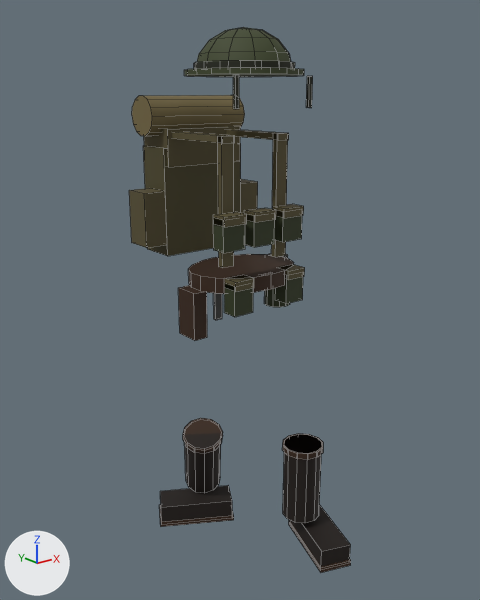
Two versions of the Blender file bron/uitrusting/uit/uitrusting.blend, one commit apart.
The view is the same before and after, from a camera (50 mm lens) standing at (-1.382, -1.667, 1.576) and looking at (-0.036, 0.016, 0.902). The axes (+X, +Y, +Z) are drawn at lower left. The lights are the same throughout. The picture after the commit comes second. Mesh edges are drawn as thin lines.

In view in the first picture: 'Helm_Mesh', 'Koppel_Mesh', 'LaarsL_Mesh', 'LaarsR_Mesh', 'Rugzak_Mesh'.
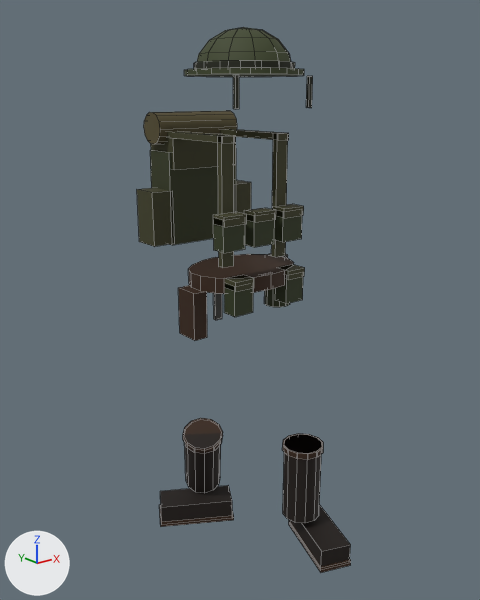
Boxes [x1, y1, x2, y2] around the edits, measured in the pictures (480 x 600 px; the box of a moved part takes in the faces that stretch with it):
'Rugzak_Mesh', reshaped, recoloured (9% shorter)
    before: [129, 95, 304, 268]
    after: [137, 111, 304, 268]
part 1 of me_rugzak_mesh, moved or reshaped
    before: [143, 144, 241, 256]
    after: [150, 150, 236, 245]
part 2 of me_rugzak_mesh, moved or reshaped
    before: [144, 126, 240, 167]
    after: [151, 137, 236, 170]
part 3 of me_rugzak_mesh, moved or reshaped
    before: [129, 188, 167, 248]
    after: [137, 188, 175, 247]
part 4 of me_rugzak_mesh, moved or reshaped
    before: [241, 179, 258, 213]
    after: [234, 180, 251, 213]
part 5 of me_rugzak_mesh, moved or reshaped
    before: [132, 95, 245, 136]
    after: [144, 111, 237, 144]
part 6 of me_rugzak_mesh, recoloured (brown to dark yellow)
    before: [129, 126, 304, 268]
    after: [137, 129, 304, 268]
part 7 of me_koppel_mesh, recoloured (brown to dark yellow)
    both: [224, 266, 305, 292]

What changed in the scene script:
```text
Change me_rugzak_mesh:
    used by ob_rugzak_mesh; parent = ob_rugzak; location = (-0.14, 0.12, 1.44)
    remove me_rugzak_mesh.from_pydata(...)  # 156 vertices, 112 faces; spans x -0.13..0.35, y -0.226..0.245, z -0.4..0.123
    add me_rugzak_mesh.from_pydata(...)  # 156 vertices, 112 faces; spans x -0.1..0.32, y -0.226..0.243, z -0.39..0.071
    me_rugzak_mesh part 1: the loose piece of 8 vertices spanning x -0.05..0.27, y 0.1..0.23, z -0.4..-0.04 is scaled about its middle by (0.875, 0.923, 0.861), then moved by (0.0, -0.005, 0.01)
    me_rugzak_mesh part 2: the loose piece of 8 vertices spanning x -0.04..0.26, y 0.09..0.24, z -0.1..0.02 is scaled about its middle by (0.867, 0.933, 0.833), then moved by (0.0, -0.005, -0.02)
    me_rugzak_mesh part 3: the loose piece of 8 vertices spanning x -0.13..-0.05, y 0.1..0.2, z -0.36..-0.18 is moved by (0.03, 0.0, 0.0)
    me_rugzak_mesh part 4: the loose piece of 8 vertices spanning x 0.27..0.35, y 0.1..0.2, z -0.36..-0.18 is moved by (-0.03, 0.0, 0.0)
    me_rugzak_mesh part 5: the loose piece of 28 vertices spanning x -0.08..0.3, y 0.115..0.245, z -0.003..0.123 is scaled about its middle by (0.842, 0.8, 0.8), then moved by (0.0, -0.01, -0.04)
    me_rugzak_mesh part 6: 66 faces centred in x -0.13..0.35, y -0.226..0.24, z -0.4..0.02 are repainted in the vertex colours; the middle colour goes from brown #564e30 to dark yellow #3d3d21
Change me_koppel_mesh:
    where me_koppel_mesh.from_pydata(...)  # 136 vertices, 88 faces; spans x -0.425..0.048, y -0.193..0.112, z -0.21..0.02
    used by ob_koppel_mesh; parent = ob_koppel; location = (0.2, 0.09, 0.99)
    me_koppel_mesh part 7: 12 faces centred in x -0.347..-0.053, y -0.193..-0.133, z -0.01..0.02 are repainted in the vertex colours; the middle colour goes from brown #564e30 to dark yellow #3d3d21
```
